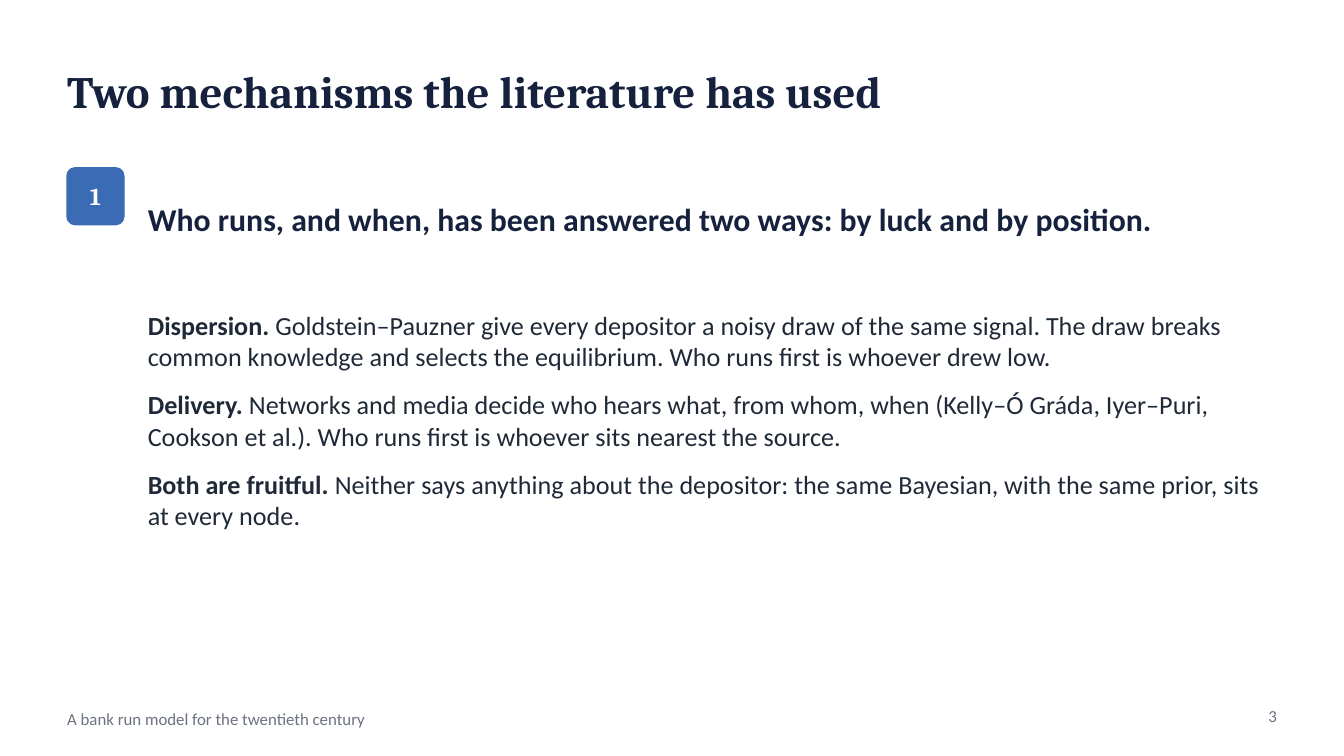
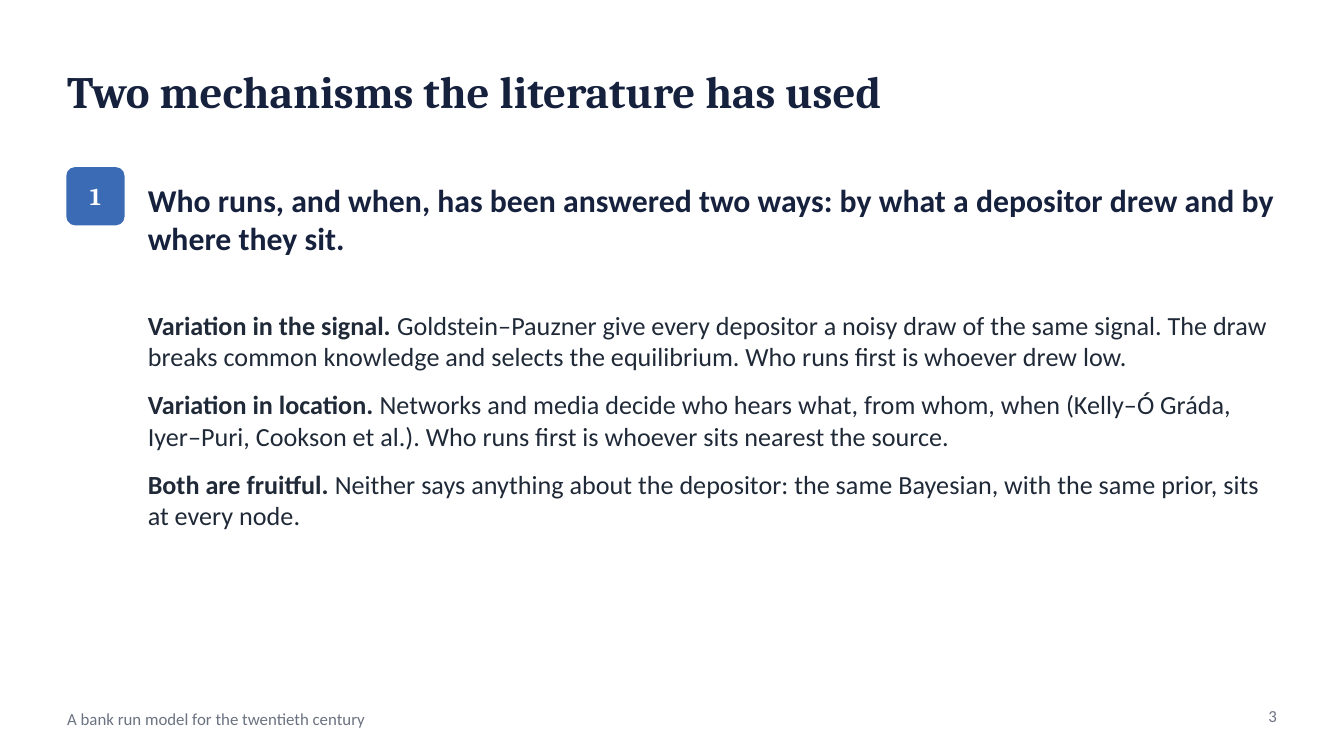
Before and after one commit to wlstover/BankRuns5, a slide deck: slide 3 of docs/deck_2026-10-26_seminar.pptx. Drawn at 1344x756 pixels with LibreOffice and Linux fonts; fonts in the diff are those of the drawing. Boxes give left, top, right and bottom in pixels: in the first picture for what was removed or moved away, otherwise in the second. Text is boxed around its words. In the diff, an @@ line names an element or a change of style, - is before the commit and + after.

```diff
--- a/docs/deck_2026-10-26_seminar.pptx
+++ b/docs/deck_2026-10-26_seminar.pptx
@@ text at box(148, 189, 1274, 255): text changed @@
-Who runs, and when, has been answered two ways: by luck and by position.
+Who runs, and when, has been answered two ways: by what a depositor drew and by where they sit.
@@ text at box(148, 316, 1266, 451): text changed @@
-• Dispersion. Goldstein–Pauzner give every depositor a noisy draw of the same signal. The draw breaks common knowledge and selects the equilibrium. Who runs first is whoever drew low.
-• Delivery. Networks and media decide who hears what, from whom, when (Kelly–Ó Gráda, Iyer–Puri, Cookson et al.). Who runs first is whoever sits nearest the source.
+• Variation in the signal. Goldstein–Pauzner give every depositor a noisy draw of the same signal. The draw breaks common knowledge and selects the equilibrium. Who runs first is whoever drew low.
+• Variation in location. Networks and media decide who hears what, from whom, when (Kelly–Ó Gráda, Iyer–Puri, Cookson et al.). Who runs first is whoever sits nearest the source.
```
Also in this commit, not shown: 2 other slides changed, 4 other files.
